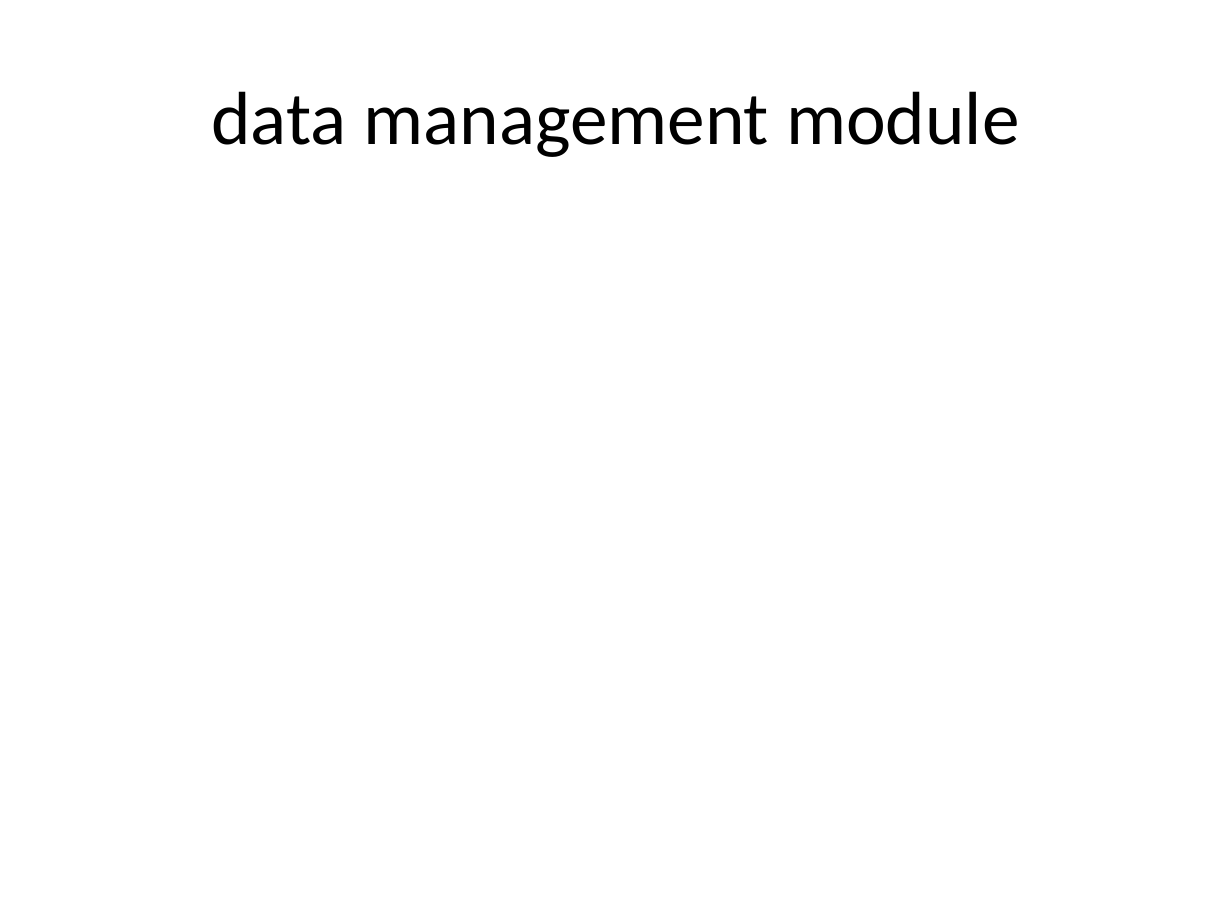
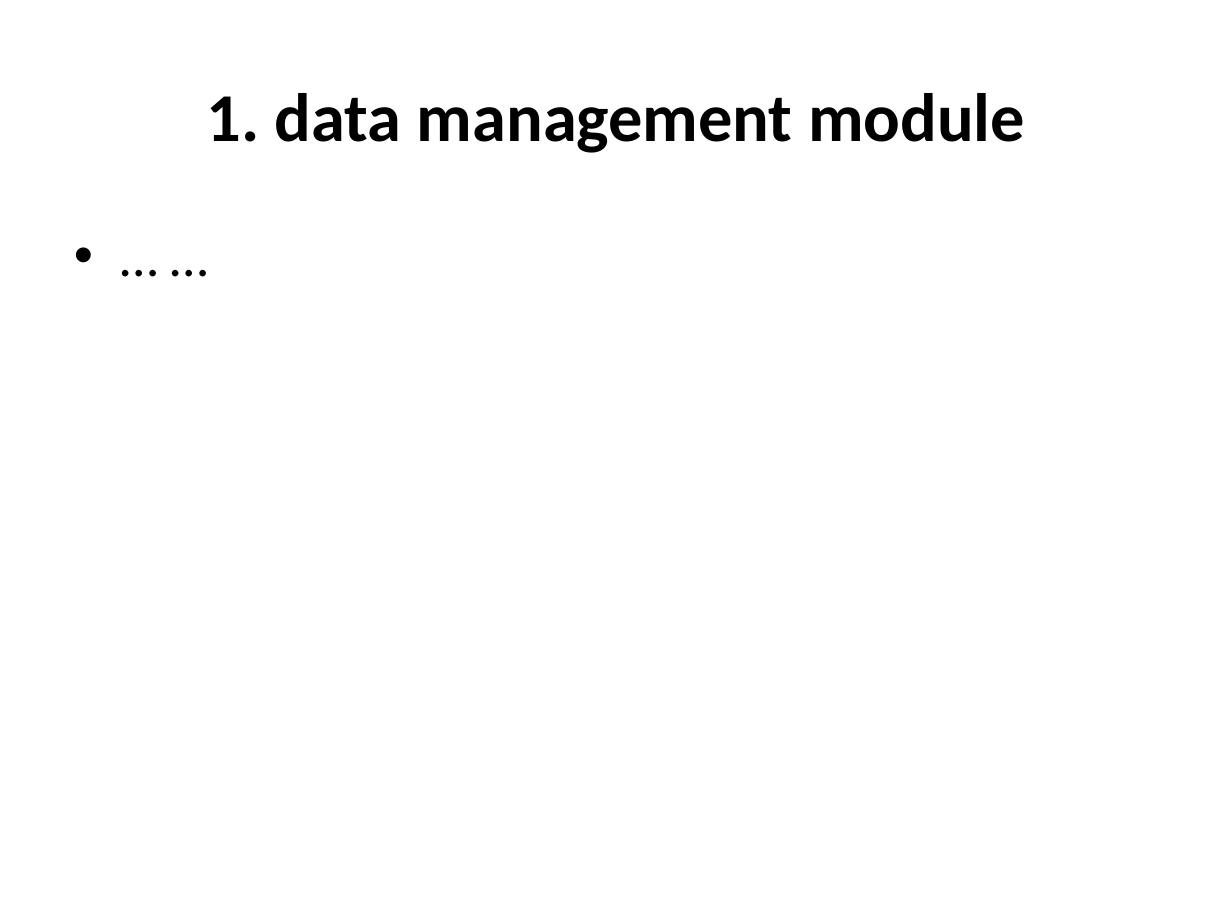
Before and after one commit to vitogump/lifelit, a slide deck: slide 3 of userGuide.pptx. Drawn at 1232x924 pixels with LibreOffice and Linux fonts; fonts in the diff are those of the drawing. Boxes give left, top, right and bottom in pixels: in the first picture for what was removed or moved away, otherwise in the second. Text is boxed around its words. In the diff, an @@ line names an element or a change of style, - is before the commit and + after.

```diff
--- a/userGuide.pptx
+++ b/userGuide.pptx
@@ title at box(207, 93, 1025, 153): text changed; size 44 to 40 pt; bold on @@
-data management module
+1. data management module
@@ text added at box(62, 216, 1170, 825), 32 pt, text #000000 @@
+• … …
```
Also in this commit, not shown: 8 other slides changed, 8 slides added, 2 slides removed, 3 other files.
